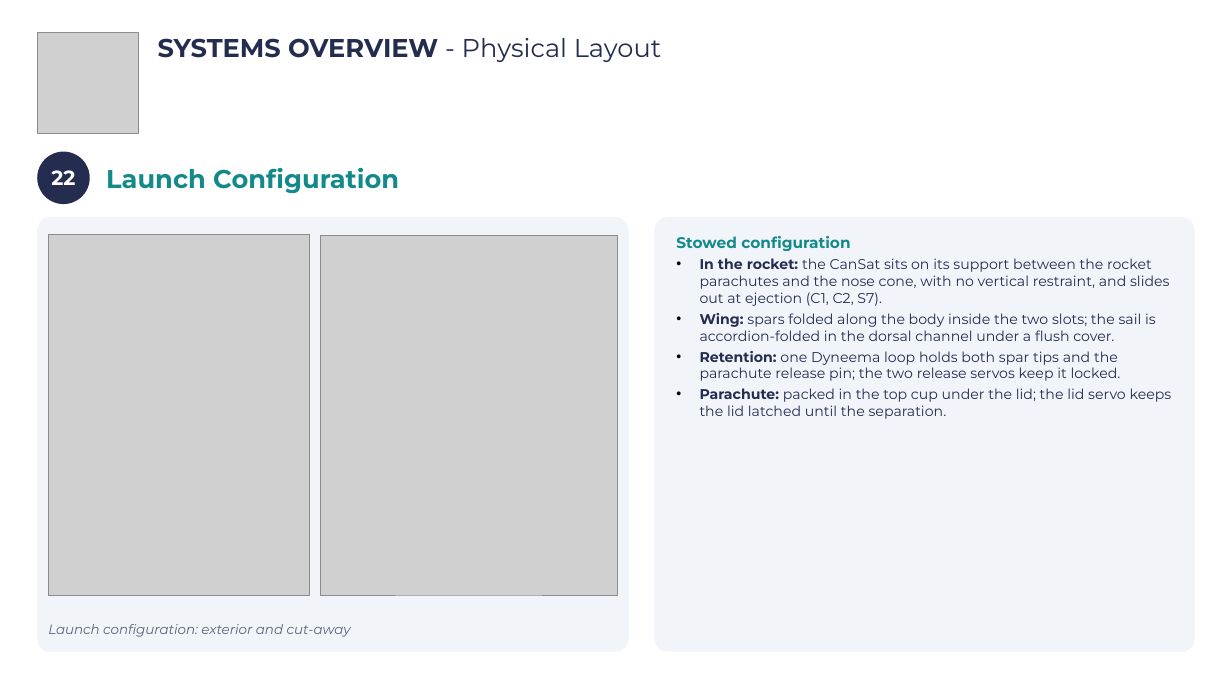
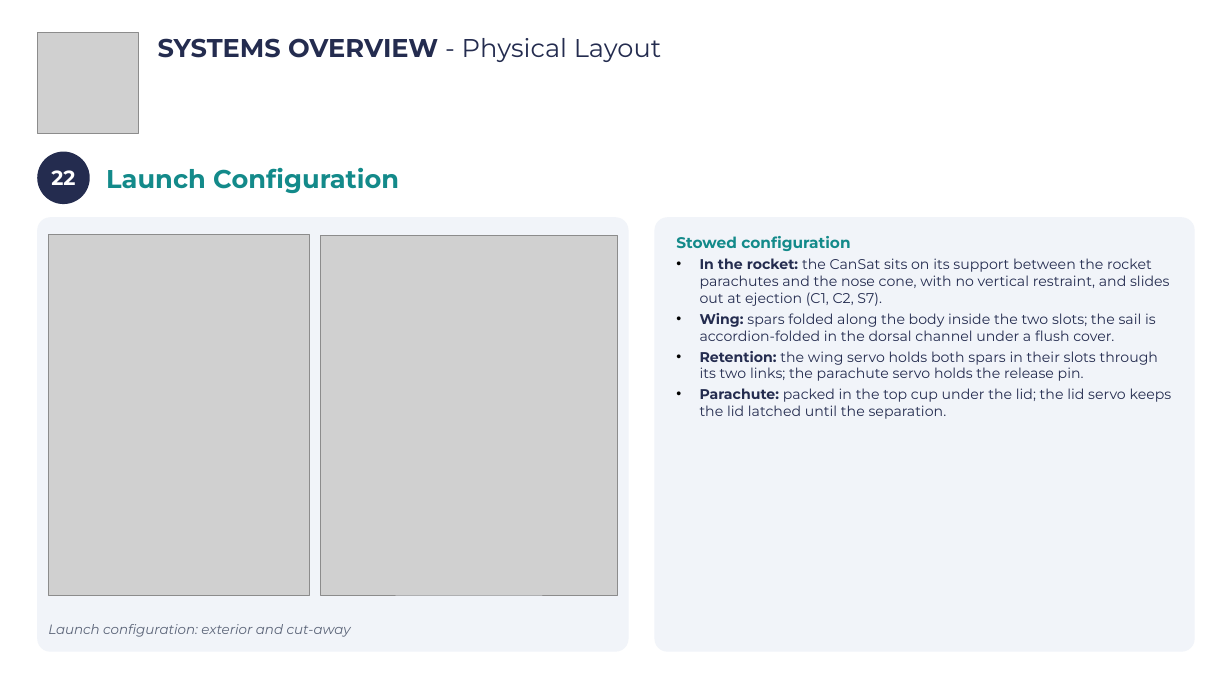
Before and after one commit to Caetano18/proyecto, a slide deck: slide 25 of cansat_pdr/laminas_plantilla/CanSat_PDR_Hermes_completo.pptx. Drawn at 1232x693 pixels with LibreOffice and Linux fonts; fonts in the diff are those of the drawing; grey boxes stand for pictures; background and template pictures are left out. Boxes give left, top, right and bottom in pixels: in the first picture for what was removed or moved away, otherwise in the second. Text is boxed around its words. In the diff, an @@ line names an element or a change of style, - is before the commit and + after.

```diff
--- a/cansat_pdr/laminas_plantilla/CanSat_PDR_Hermes_completo.pptx
+++ b/cansat_pdr/laminas_plantilla/CanSat_PDR_Hermes_completo.pptx
@@ text in rounded rectangle at (x1=700, y1=351, x2=1158, y2=381): text changed @@
-• Retention: one Dyneema loop holds both spar tips and the parachute release pin; the two release servos keep it locked.
+• Retention: the wing servo holds both spars in their slots through its two links; the parachute servo holds the release pin.
```
Also in this commit, not shown: 13 other slides changed, 34 other files.
